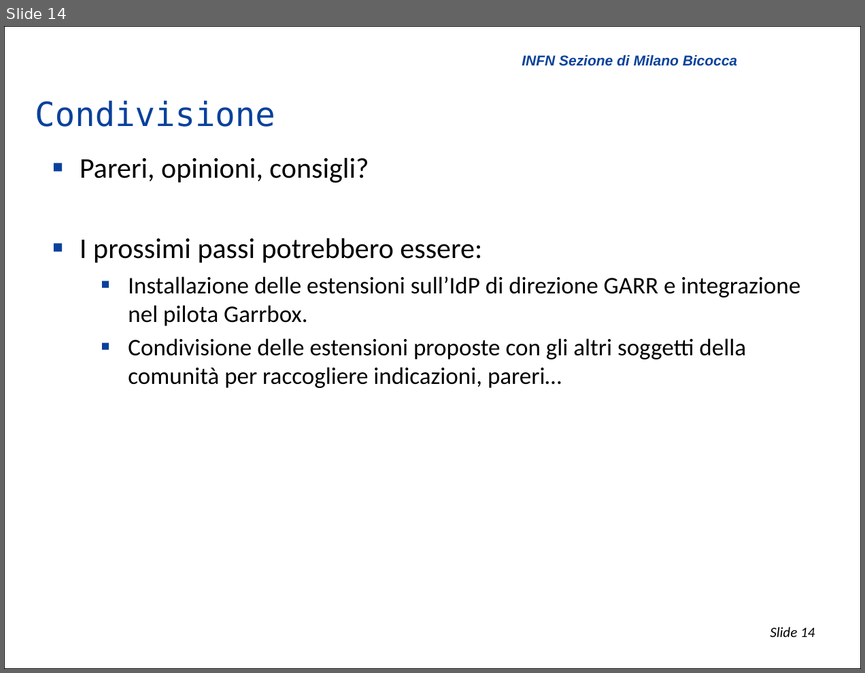
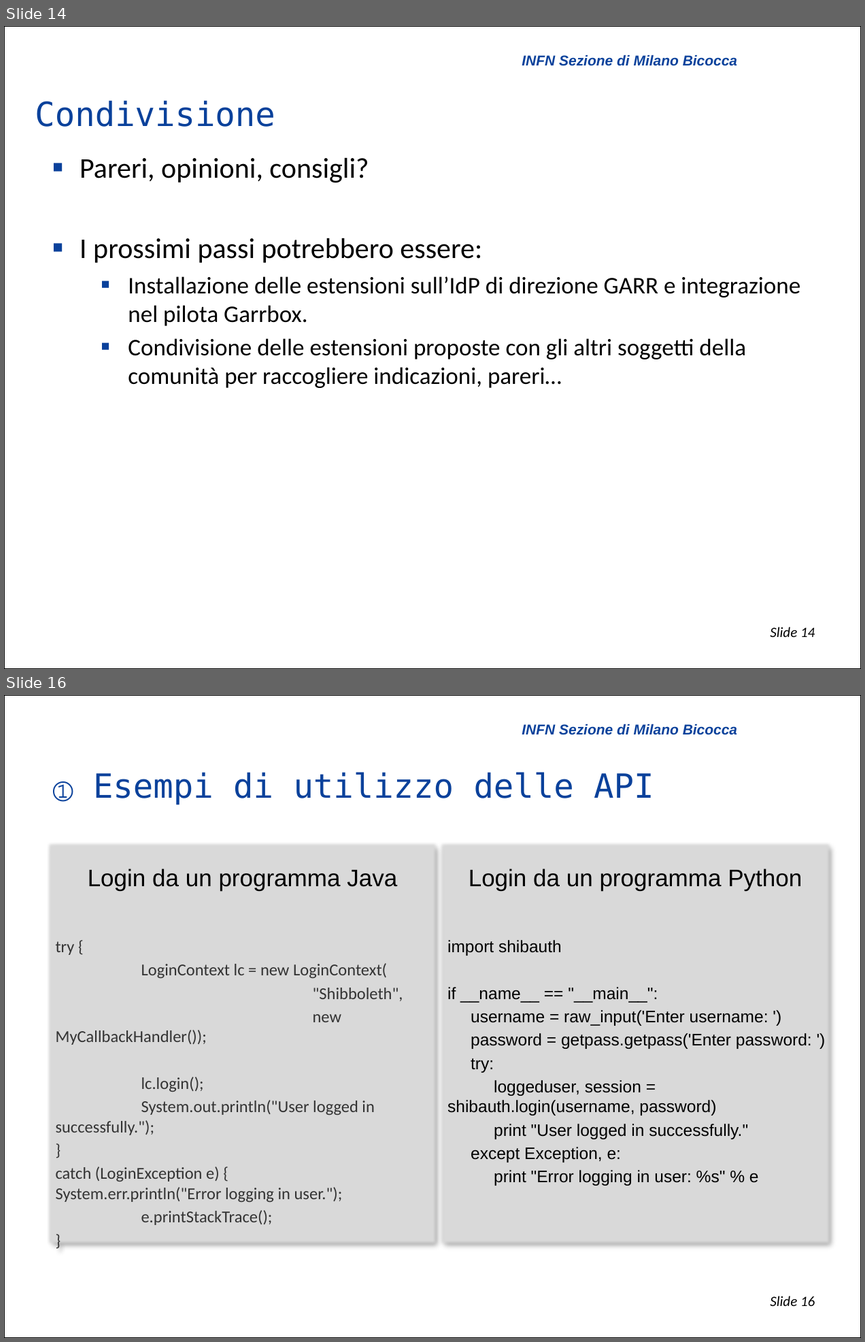
Before and after one commit to biancini/Shibboleth-Authentication, a slide deck: ShibbolethExtensions.pptx. Shown one above the other, each under a label of ours: slide 14 before the commit, slides 14 and 16 after it; the slides between them are not shown. The pictures are 865x673 and 865x1342 pixels, drawn with LibreOffice and Linux fonts; fonts in the diff are those of the drawing; background and template pictures are left out. Boxes give left, top, right and bottom in pixels: in the first picture for what was removed or moved away, otherwise in the second. Text is boxed around its words. In the diff, an @@ line names an element or a change of style, - is before the commit and + after.

```diff
--- a/ShibbolethExtensions.pptx
+++ b/ShibbolethExtensions.pptx
@@ slide 16 added at (4, 695, 861, 1338), background #FFFFFF; not listed: 3 template elements that a slide beside it also shows @@
@@ title added at (53, 772, 653, 805), 28 pt, text #0A419B @@
+① Esempi di utilizzo delle API
@@ text added at (47, 843, 438, 1245), fill #D9D9D9, 14 pt, text #333333 @@
+  Login da un programma Java
+  try {
+  LoginContext lc = new LoginContext(
+  "Shibboleth",
+  new MyCallbackHandler());
+  lc.login();
+  System.out.println("User logged in successfully.");
+  }
+  catch (LoginException e) { System.err.println("Error logging in user.");
+  e.printStackTrace();
+  }
@@ text added at (439, 843, 832, 1245), fill #D9D9D9, 14 pt, text #000000 @@
+  Login da un programma Python
+  import shibauth
+  if __name__ == "__main__":
+  username = raw_input('Enter username: ')
+  password = getpass.getpass('Enter password: ')
+  try:
+  loggeduser, session = shibauth.login(username, password)
+  print "User logged in successfully."
+  except Exception, e:
+  print "Error logging in user: %s" % e
```
Also in this commit, not shown: 3 other slides added.
